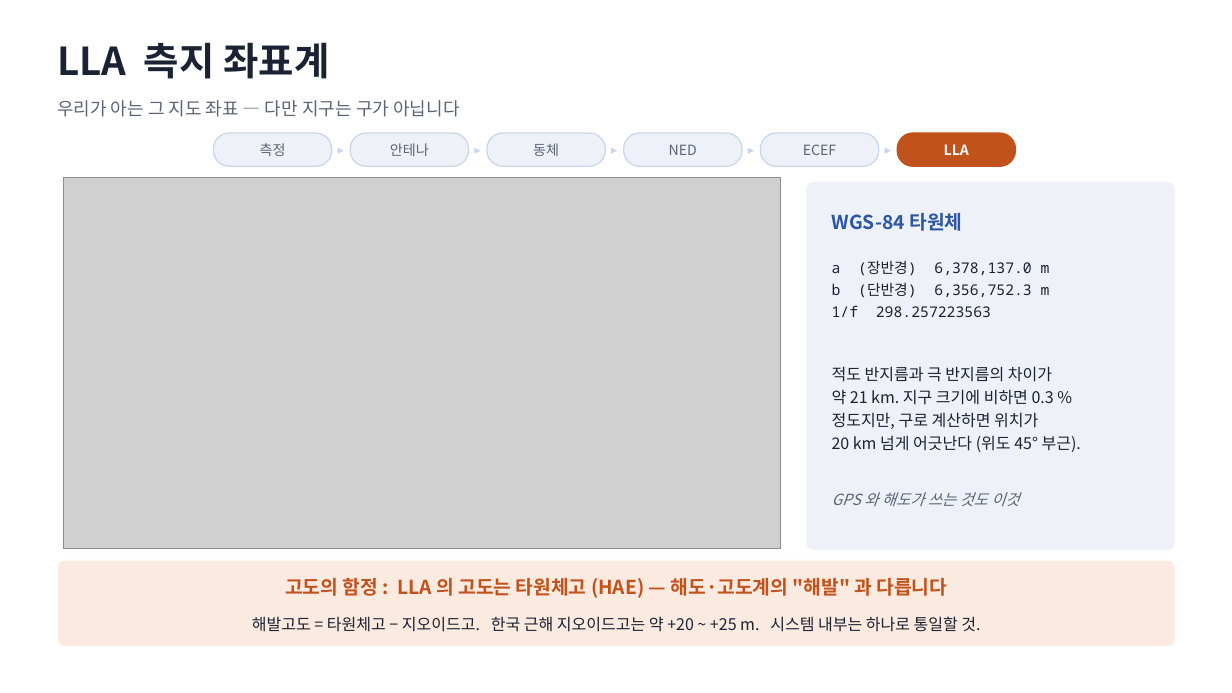
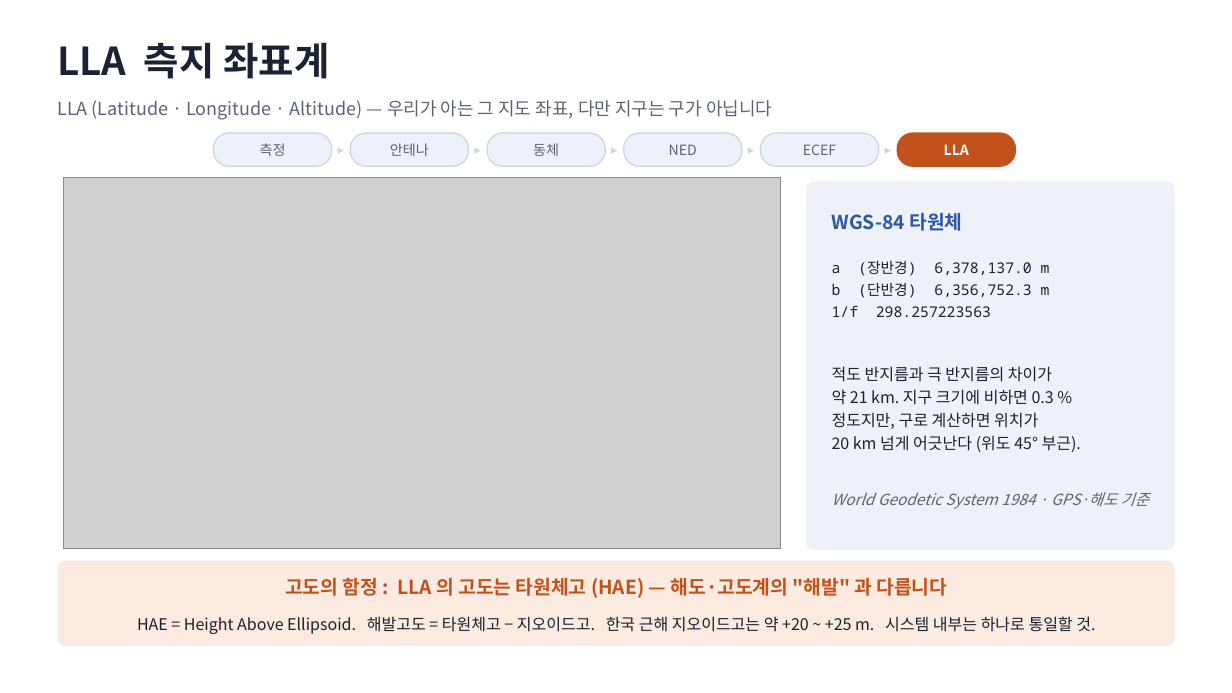
Before and after one commit to harley-hwan/IpcProc, a slide deck: slide 19 of Part2_CoordFrames/ref/산출물/Chapter2_coordinate_systems.pptx. Drawn at 1232x693 pixels with LibreOffice and Linux fonts; fonts in the diff are those of the drawing; grey boxes stand for pictures. Boxes give left, top, right and bottom in pixels: in the first picture for what was removed or moved away, otherwise in the second. Text is boxed around its words. In the diff, an @@ line names an element or a change of style, - is before the commit and + after.

```diff
--- a/Part2_CoordFrames/ref/산출물/Chapter2_coordinate_systems.pptx
+++ b/Part2_CoordFrames/ref/산출물/Chapter2_coordinate_systems.pptx
@@ text at (57,100,772,120): text changed @@
-우리가 아는 그 지도 좌표 — 다만 지구는 구가 아닙니다
+LLA (Latitude · Longitude · Altitude) — 우리가 아는 그 지도 좌표, 다만 지구는 구가 아닙니다
@@ text at (832,492,1149,509): text changed @@
-GPS 와 해도가 쓰는 것도 이것
+World Geodetic System 1984 · GPS·해도 기준
@@ text at (137,616,1095,634): text changed @@
-해발고도 = 타원체고 − 지오이드고. 한국 근해 지오이드고는 약 +20 ~ +25 m. 시스템 내부는 하나로 통일할 것.
+HAE = Height Above Ellipsoid. 해발고도 = 타원체고 − 지오이드고. 한국 근해 지오이드고는 약 +20 ~ +25 m. 시스템 내부는 하나로 통일할 것.
```
Also in this commit, not shown: 8 other slides changed, 7 other files.
